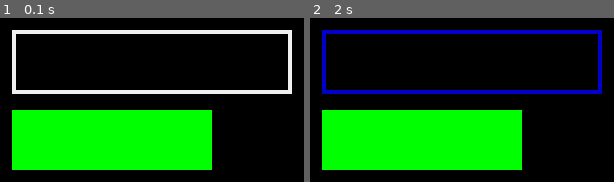
Above: before the commit, frames 1-2 (left to right).
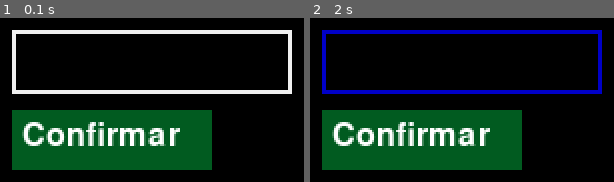
Above: after the commit, the same moments.

Repository: Yofiel/pylife
Game: pygame game, started from pygame_views.py
Same seed, same stepped clock (60 frames per second), same inputs: the game is played once before the commit and once after it.
Inputs (mouse positions are in pixels of both pictures, inside the frame that each line leads up to):
- Up to frame 1 (0.1 s): no input
- Up to frame 2 (2 s): click (422, 139) at 0.38 s, where only the run after the commit has a clickable "Confirmar"; click (462, 62) at 1.72 s

The runs differ from the first frame. In frame 1, 24% of the frame differs, in the area x 3-70%, y 56-93%; in frame 2, 24%.

Commit message:
feat: add working init_players_view func

Diff:
--- a/pygame_views.py
+++ b/pygame_views.py
@@ -2,16 +2,19 @@
 
 import pygame
 
+# tamanhos
 WIDTH = 800
 HEIGHT = 600
 
+# cores
 COLOR_BLACK = pygame.Color(0, 0, 0)
 COLOR_WHITE = pygame.Color(255, 255, 255)
-COLOR_GREEN = pygame.Color("green")
+COLOR_GREEN = pygame.Color(1, 91, 32)
 
 # inicializando jogo
 pygame.init()
 
+# fps
 FPS = 60
 
 # propriedades da janela
@@ -24,14 +27,18 @@
 
 def init_players_view():
     user_text = ""
+    players = []
 
-    # caixa do input de texto e cor do mesmo
+    # definicao da caixa de texto para nome
     input_rect = pygame.Rect(200, 200, 140, 32)
     input_rect_active_color = pygame.Color(0, 0, 200)
     input_rect_inactive_color = pygame.Color(240, 240, 240)
     input_rect_current_color = input_rect_inactive_color
 
+    # definicao do botao de confirmacao do nome
     button_rect = pygame.Rect(200, 240, 100, 30)
+    button_font = pygame.font.Font(None, 24)
+    button_text_surface = button_font.render("Confirmar", True, (255, 255, 255))
 
     active = False
 
@@ -40,11 +47,21 @@
             if event.type == pygame.QUIT:
                 pygame.quit()
                 exit()
+
             if event.type == pygame.MOUSEBUTTONDOWN:
                 if input_rect.collidepoint(event.pos):
                     active = True
                 else:
                     active = False
+
+                if button_rect.collidepoint(event.pos):
+                    players.append(user_text)
+                    user_text = ""
+
+                    if len(players) == 4:
+                        print("Quantidade máxima de jogadores atingida")
+                        return players
+
             if event.type == pygame.KEYDOWN:
                 # lendo o que é digitado
                 if active:
@@ -68,6 +85,7 @@
 
         # desenhando botao
         pygame.draw.rect(WIN, COLOR_GREEN, button_rect)
+        WIN.blit(button_text_surface, (button_rect.x + 5, button_rect.y + 5))
 
         # criando camada para o texto
         text_surface = FONT.render(user_text, True, (255, 255, 255))
@@ -78,8 +96,8 @@
         # caixa de input acompanha o tamanho da camada de texto
         input_rect.w = max(140, text_surface.get_width() + 10)
 
-        # atualizando tela parcialmente
-        draw_window()
+        # atualizando tela
+        pygame.display.update()
 
 
 def draw_window():
@@ -97,8 +115,10 @@
                 run = False
                 pygame.quit()
 
-    draw_window()
+        players = init_players_view()
+        print(players)
+        draw_window()
 
 
 if __name__ == "__main__":
-    init_players_view()
+    main()
